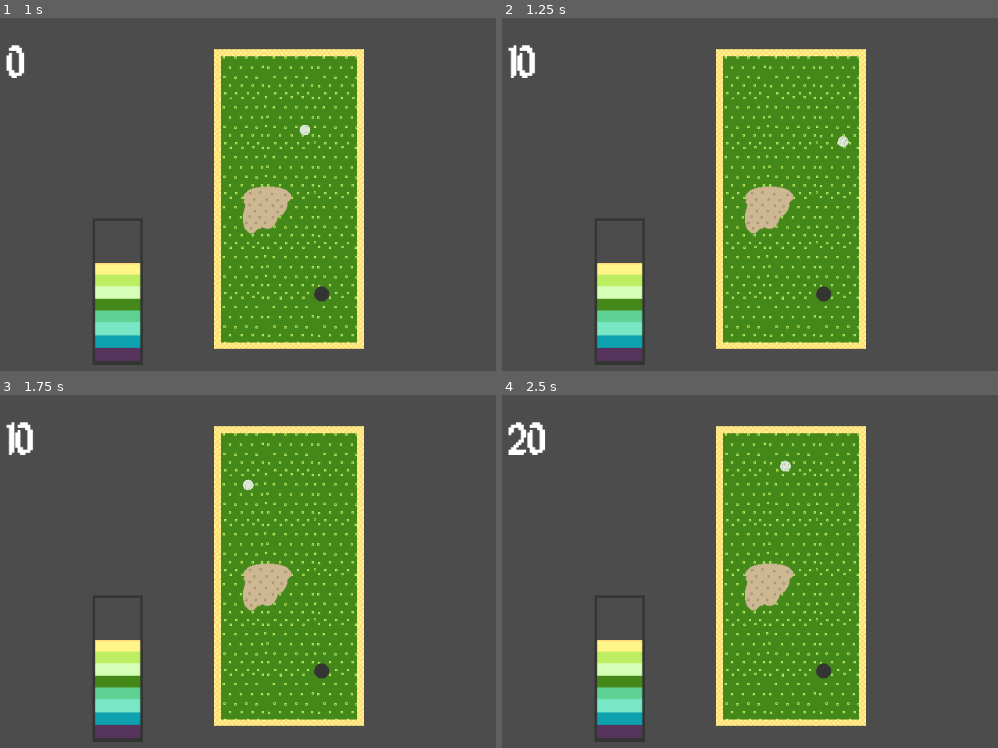
Above: before the commit, frames 1-4 (two rows, left to right).
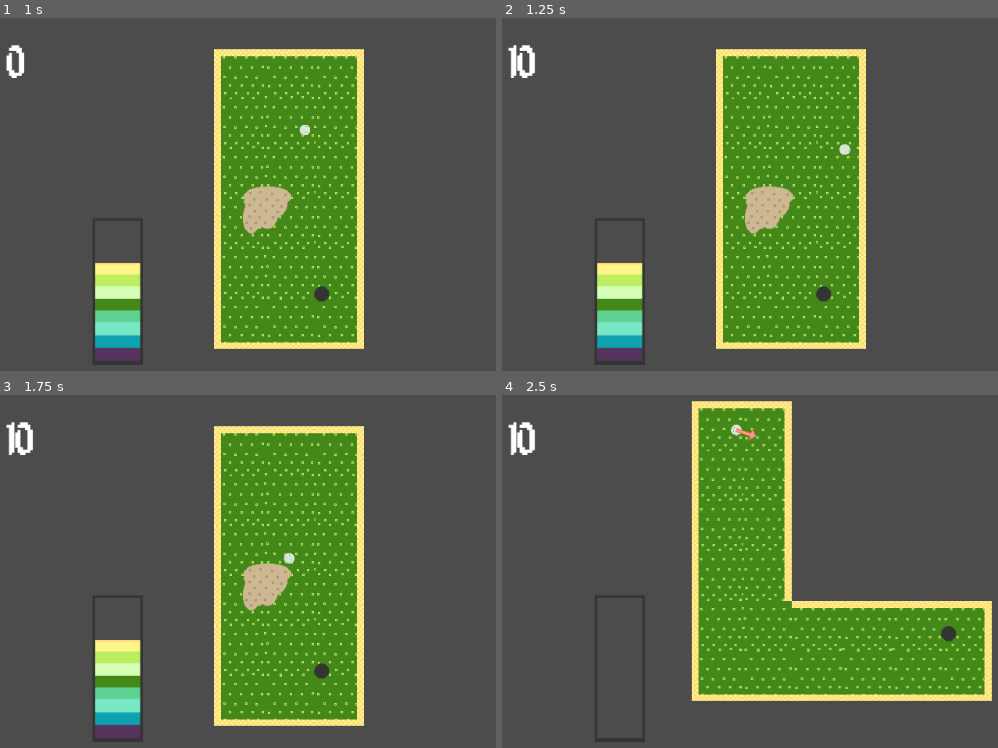
Above: after the commit, the same moments.

Repository: kenset/Par-One
Game: Godot game, scene res://PlayScene.tscn
The game is run twice, just before and just after one commit, with the same random seed, the same clock (stepped at 60 frames per second) and the same inputs.
Inputs (mouse positions are in pixels of both pictures, inside the frame that each line leads up to):
- Up to frame 1 (1 s): tap Enter at 0.5 s; move the mouse to (466, 176) at 0.52 s; tap Space at 0.77 s
- Up to frame 2 (1.25 s): no input
- Up to frame 3 (1.75 s): move the mouse to (128, 599) at 1.27 s; tap Space at 1.52 s
- Up to frame 4 (2.5 s): move the mouse to (869, 472) at 2.02 s

Frame 1 is identical in both runs. In frame 2, 0.1% of the frame differs, in the area x 67-71%, y 33-39%; in frame 3, 0.1%; in frame 4, 31%, in the area x 1-99%, y 1-94%.

Commit message:
Removes friction from the wall so that bounces work properly

Diff:
--- a/StraightWall.tscn
+++ b/StraightWall.tscn
@@ -1,4 +1,8 @@
-[gd_scene load_steps=2 format=2]
+[gd_scene load_steps=3 format=2]
+
+[sub_resource type="PhysicsMaterial" id=2]
+friction = 0.0
+bounce = 1.0
 
 [sub_resource type="RectangleShape2D" id=1]
 extents = Vector2( 16, 16 )
@@ -13,6 +17,7 @@
 
 [node name="StaticBody2D" type="StaticBody2D" parent="."]
 collision_layer = 2
+physics_material_override = SubResource( 2 )
 
 [node name="CollisionShape2D" type="CollisionShape2D" parent="StaticBody2D"]
 position = Vector2( 16, 16 )
